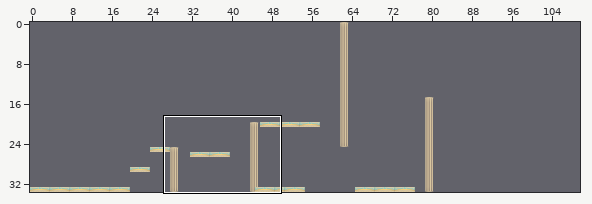
Two states of a Tiled map, assets/Environnement/lvl1.tmx. The first picture is a wide view before the edit; the outline marks the close-up.
Close-up. The starting point:
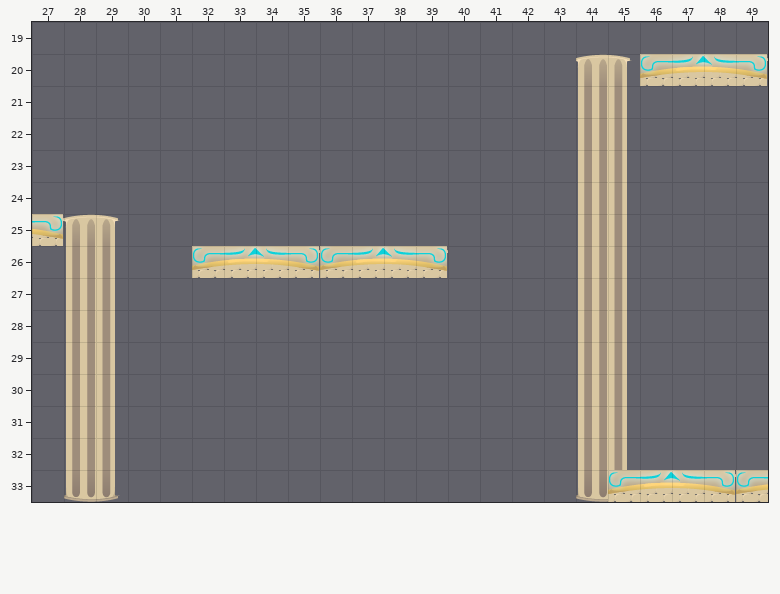
Cells are 32x32 px. Shown: x 27..49, y 19..33. The commit also changed other parts of the map, which this record leaves out.
Once edited:
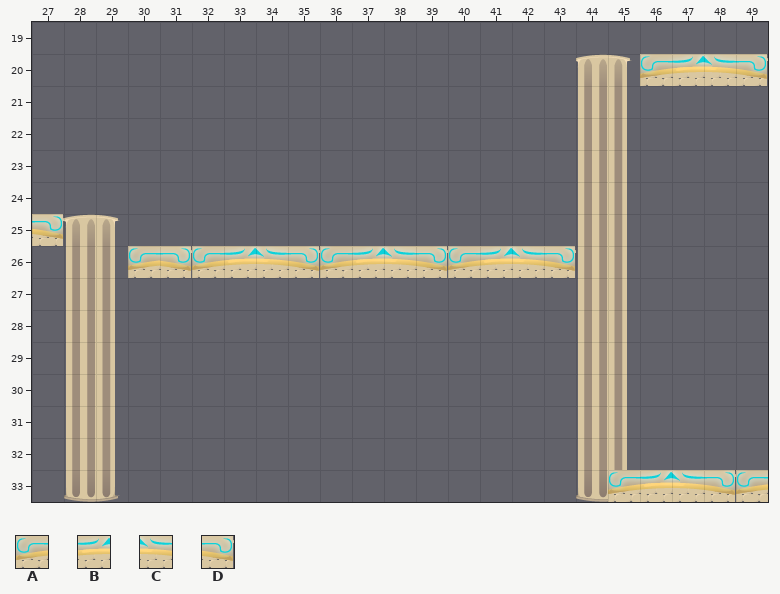
Key: from "TilsetTest": A 0, B 1, C 2, D 3.
_ is an empty cell.
Difference:
Layer "collisionLayer":
y 26: x 30..31 __ -> AD; x 40..43 ____ -> ABCD
Changed places in both close-ups, as pixel boxes (x1, y1, x2, y2):
added: (128, 246, 192, 278)
added: (448, 246, 576, 278)
